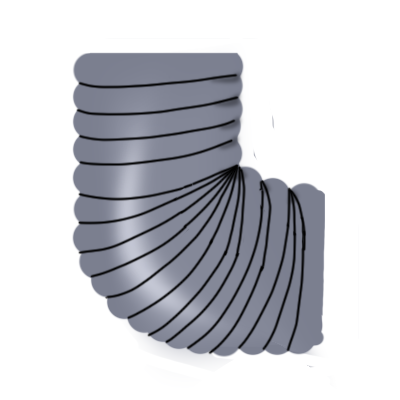
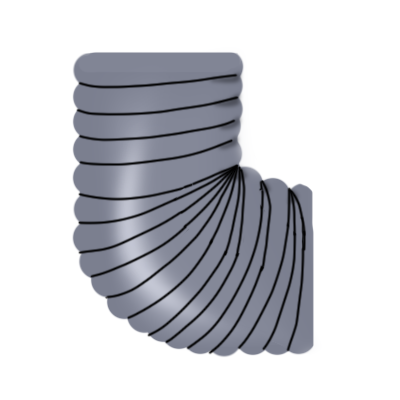
Revision of a layered w=400, h=400 image; what changed, layer by layer:
painted on "Слой 4" over (231, 116, 243, 150)
painted on "Слой 1" over (94, 52, 333, 386)
painted on "Слой 2 копия" over (76, 38, 359, 356)
